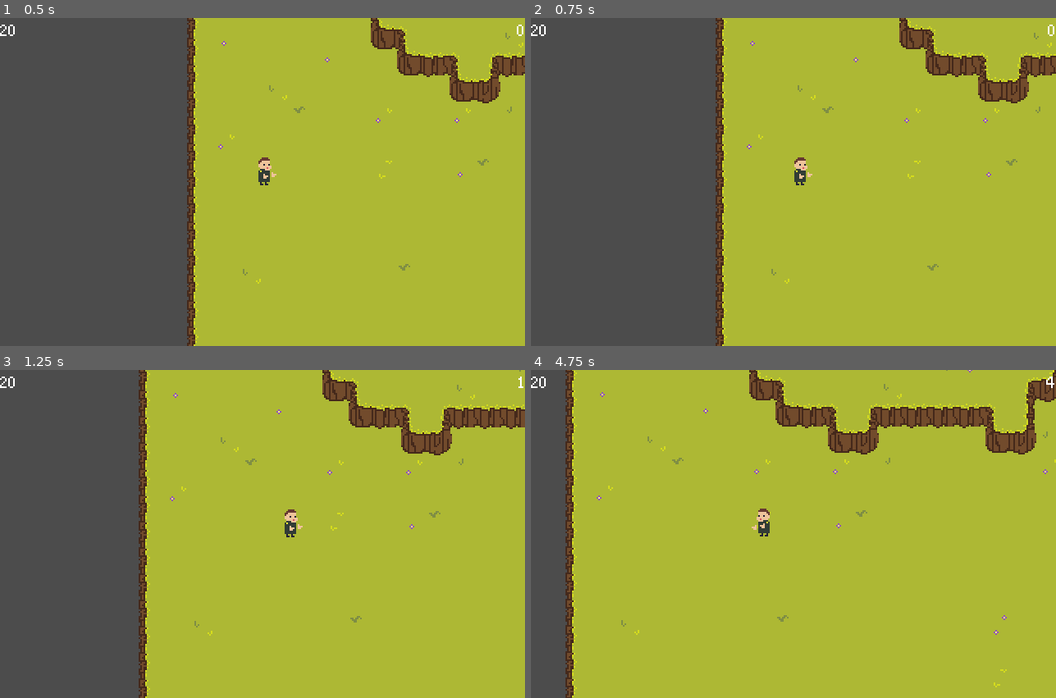
Above: before the commit, frames 1-4 (two rows, left to right).
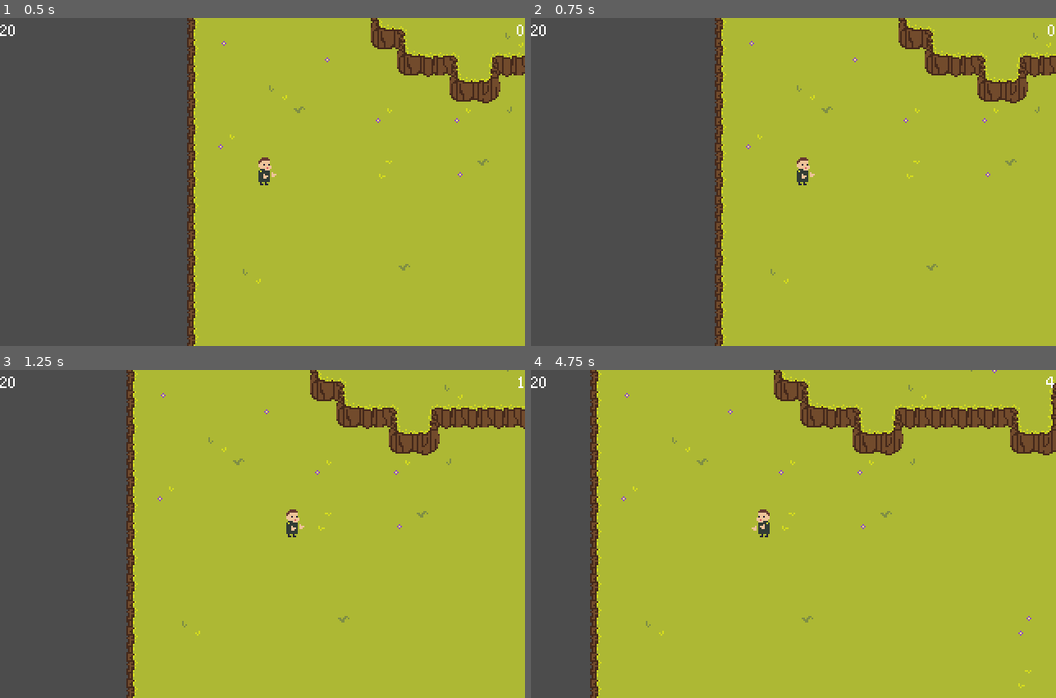
Above: after the commit, the same moments.

Repository: TeamKebab/GodotWildJam24
Game: Godot game, scene res://src/gui/Start.tscn
Same seed, same stepped clock (60 frames per second), same inputs: the game is played once before the commit and once after it.
Inputs:
- Up to frame 1 (0.5 s): no input
- Up to frame 2 (0.75 s): tap Enter (ui_accept) at 0.5 s; hold Right (ui_right) from 0.53 s (still down)
- Up to frame 3 (1.25 s): keep holding Right (ui_right); tap Enter (ui_accept) at 0.77 s
- Up to frame 4 (4.75 s): release Right (ui_right) at 1.28 s; hold Down (ui_down) 1.28-2.03 s; tap Enter (ui_accept) at 1.52, 3.02, 3.77, 4.52 s; hold Right (ui_right) 2.03-2.78 s; hold Up (ui_up) 2.78-3.53 s; hold Left (ui_left) from 3.53 s (still down)

Frame 1 is identical in both runs. In frame 2, 1.6% of the frame differs, in the area x 35-100%, y 0-100%; in frame 3, 6.7%; in frame 4, 12%, in the area x 6-100%, y 0-100%.

Commit message:
fix sliding

Diff:
--- a/src/entities/characters/Player.gd
+++ b/src/entities/characters/Player.gd
@@ -24,8 +24,8 @@
 	Age.Elder: "Elder"
 }
 
-export var acceleration: float = 200
-export var max_speed: float = 100
+var acceleration: float = 300
+var max_speed: float = 100
 
 var motion: Vector2 = Vector2.ZERO
 
